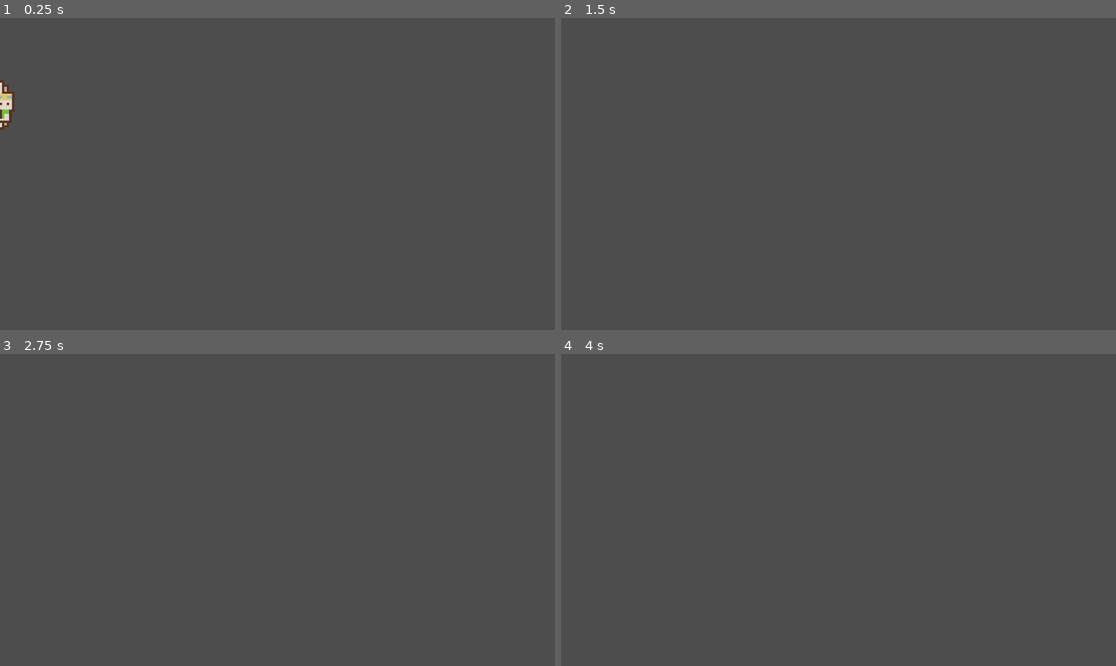
Above: before the commit, frames 1-4 (two rows, left to right).
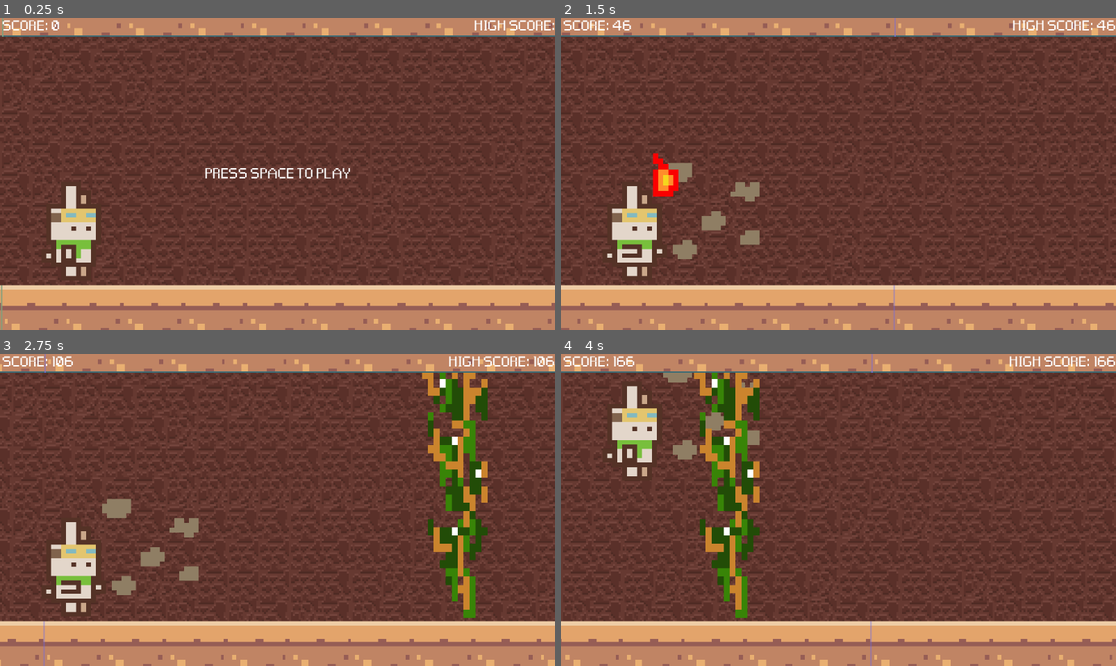
Above: after the commit, the same moments.

Repository: maryandrearv/the-elemental-path
Game: Godot game, scene res://scenes/main.tscn
The game is run twice, just before and just after one commit, with the same random seed, the same clock (stepped at 60 frames per second) and the same inputs. Before the commit the project starts from res://scenes/Echo.tscn.
Inputs:
- Up to frame 1 (0.25 s): no input
- Up to frame 2 (1.5 s): tap Space at 0.5 s; tap E (earth) at 0.6 s; tap Enter (ui_accept) at 0.77 s; tap R (fire) at 1.35 s
- Up to frame 3 (2.75 s): tap Enter (ui_accept) at 1.52 s; tap E (earth) at 2.1 s
- Up to frame 4 (4 s): tap R (fire) at 2.85 s; tap Enter (ui_accept) at 3.02, 3.77 s; tap E (earth) at 3.6 s

The runs differ from the first frame. In frame 1, 100% of the frame differs, in the area x 0-100%, y 0-100%; in frame 2, 100%; in frame 3, 100%; in frame 4, 100%.

Commit message:
change entry point

Diff:
--- a/runner/runner/project.godot
+++ b/runner/runner/project.godot
@@ -11,7 +11,7 @@
 [application]
 
 config/name="runner"
-run/main_scene="res://scenes/Echo.tscn"
+run/main_scene="res://scenes/main.tscn"
 config/features=PackedStringArray("4.3", "GL Compatibility")
 config/icon="res://icon.svg"
 
